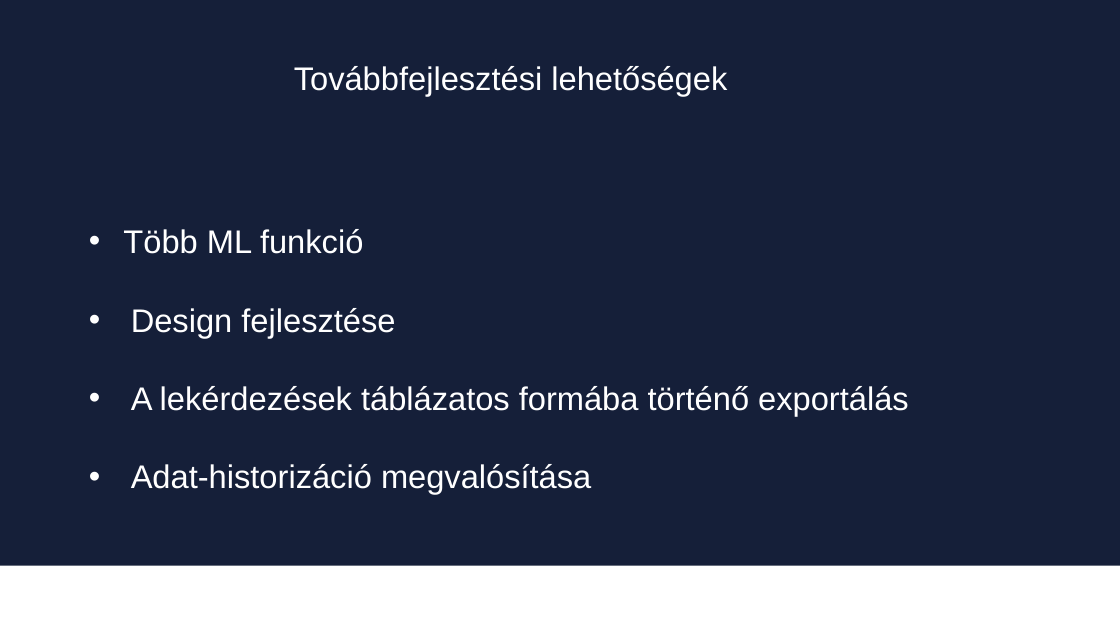
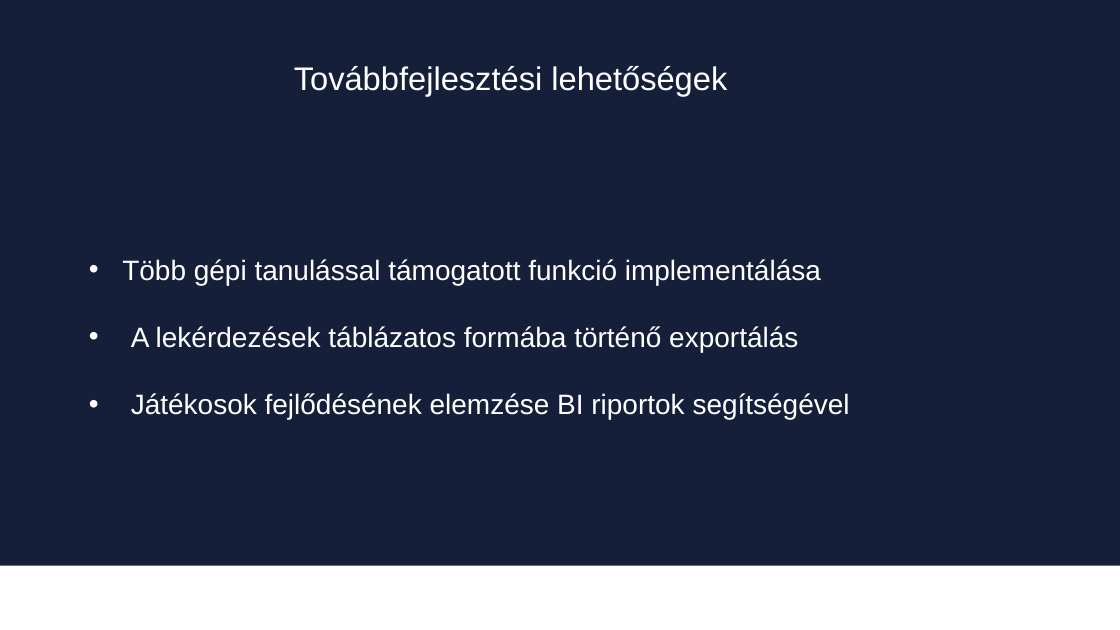
Before and after one commit to mZoltan05/MissingChainviaFootballManager, a slide deck: slide 7 of Szakdolgozat/Megvalósítás/Projektmunka4/MunkácsiZoltán_PREZ.pptx (slide 6 before the commit). Drawn at 1120x630 pixels with LibreOffice and Linux fonts; fonts in the diff are those of the drawing; background and template pictures are left out. Boxes give left, top, right and bottom in pixels: in the first picture for what was removed or moved away, otherwise in the second. Text is boxed around its words. In the diff, an @@ line names an element or a change of style, - is before the commit and + after.

```diff
--- a/Szakdolgozat/Megvalósítás/Projektmunka4/MunkácsiZoltán_PREZ.pptx
+++ b/Szakdolgozat/Megvalósítás/Projektmunka4/MunkácsiZoltán_PREZ.pptx
@@ text "Több gépi tanulással támogatott funkció ...": place and size @@
-text "Több gépi tanulással támogatott funkció ..." at box(123, 229, 909, 494)
+text "Több gépi tanulással támogatott funkció ..." at box(122, 259, 850, 419)
@@ text at box(122, 259, 821, 285): text changed; size 28 to 24 pt @@
-• Több ML funkció
-• Design fejlesztése
+• Több gépi tanulással támogatott funkció implementálása
@@ text at box(131, 326, 798, 352): size 28 to 24 pt in "A lekérdezések táblázatos formába történő exportálás" @@
@@ text at box(131, 393, 850, 419): text changed; size 28 to 24 pt @@
-• Adat-historizáció megvalósítása
+• Játékosok fejlődésének elemzése BI riportok segítségével
```
Also in this commit, not shown: 2 other slides changed, 3 slides added, 2 slides removed, 4 other files.
